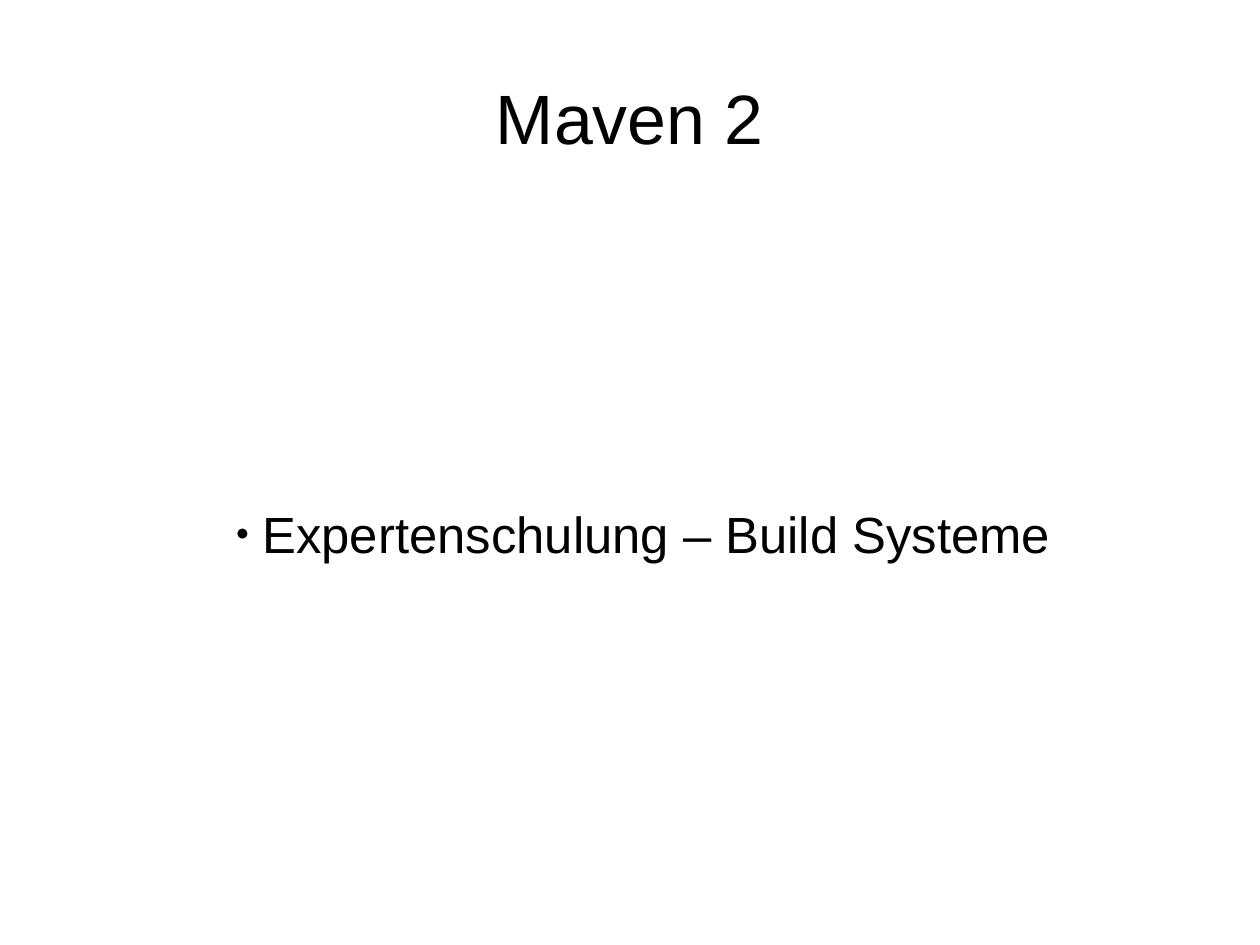
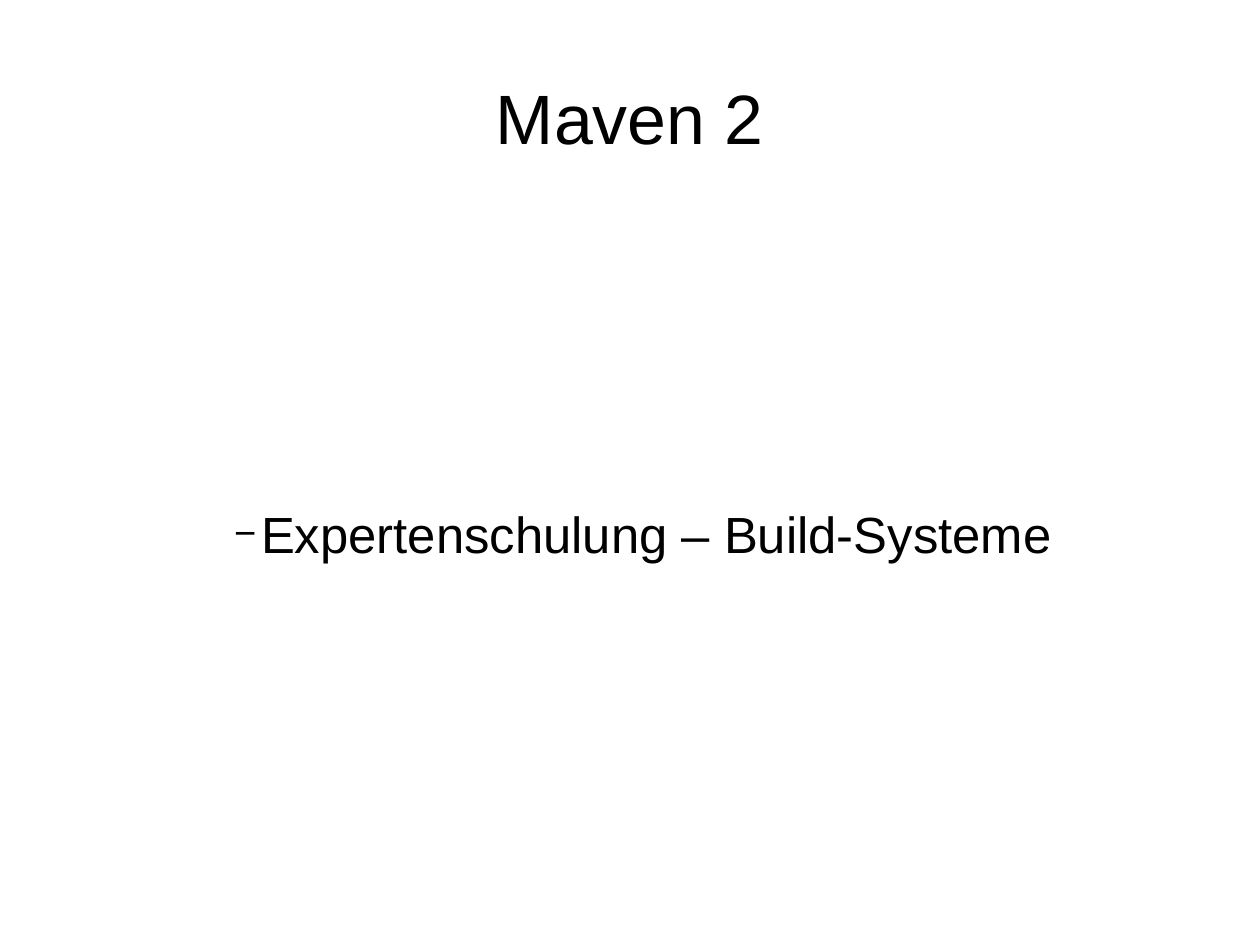
Before and after one commit to herrwieger/experttrainingbuildsystems, a slide deck: slide 1 of praesentationen/maven2.odp. Drawn at 1260x945 pixels with LibreOffice and Linux fonts; fonts in the diff are those of the drawing. Boxes give left, top, right and bottom in pixels: in the first picture for what was removed or moved away, otherwise in the second. Text is boxed around its words. In the diff, an @@ line names an element or a change of style, - is before the commit and + after.

```diff
--- a/praesentationen/maven2.odp
+++ b/praesentationen/maven2.odp
@@ subtitle at (x1=261, y1=516, x2=1051, y2=563): text changed @@
-  ● Expertenschulung – Build Systeme
+  − Expertenschulung – Build-Systeme
```
Also in this commit, not shown: 7 other slides changed, 7 slides added, 3 slides removed.
